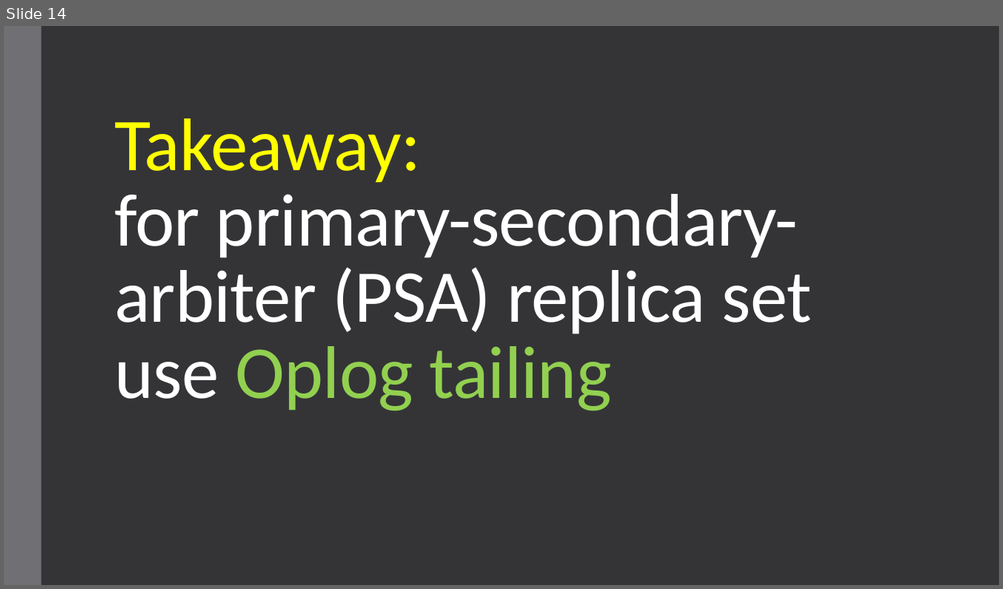
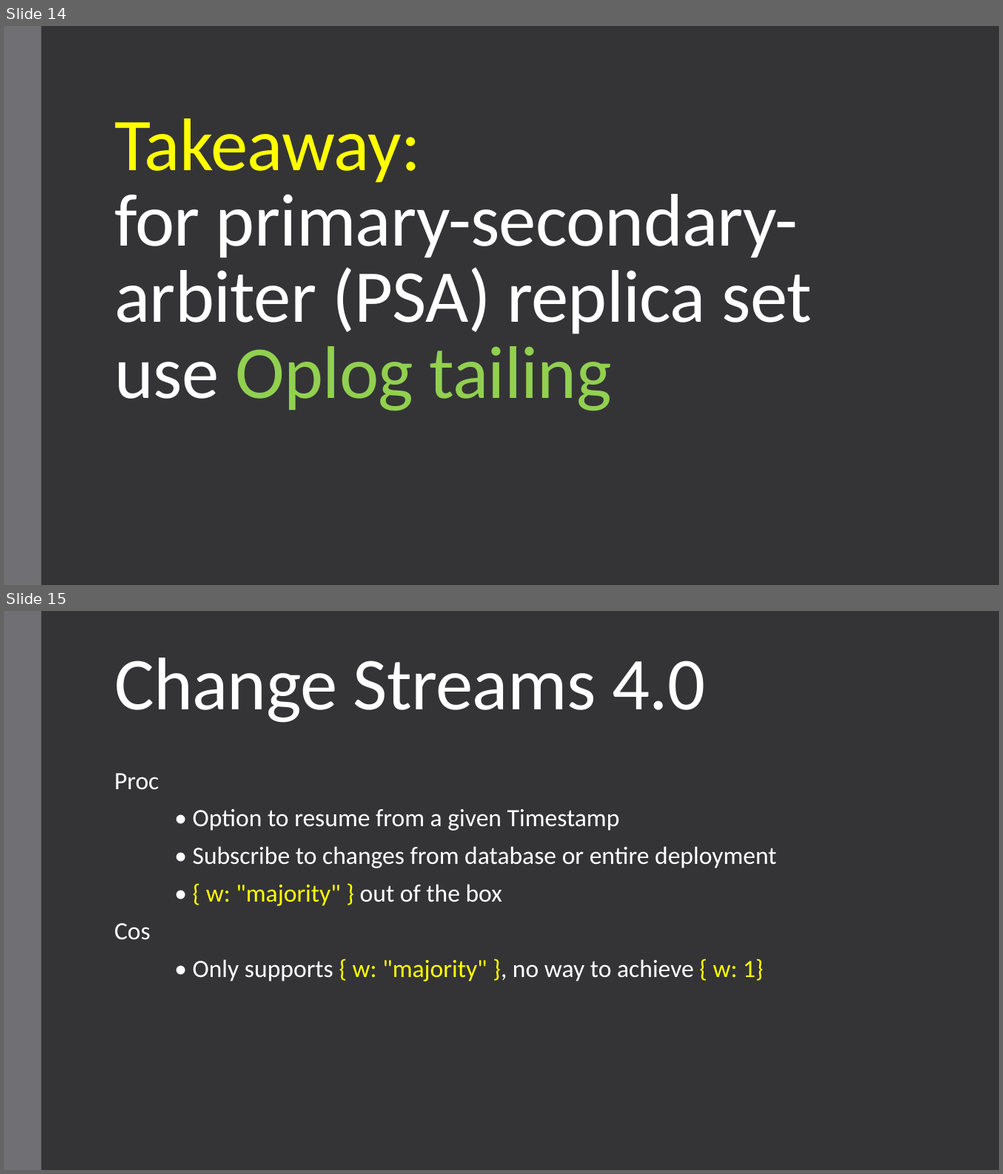
Before and after one commit to andrii-litvinov/event-driven-mongodb, a slide deck: t18-event-mongodb.pptx. Shown one above the other, each under a label of ours: slide 14 before the commit, slides 14 and 15 after it. The pictures are 1003x589 and 1003x1174 pixels, drawn with LibreOffice and Linux fonts; fonts in the diff are those of the drawing. Boxes give left, top, right and bottom in pixels: in the first picture for what was removed or moved away, otherwise in the second. Text is boxed around its words. In the diff, an @@ line names an element or a change of style, - is before the commit and + after.

```diff
--- a/t18-event-mongodb.pptx
+++ b/t18-event-mongodb.pptx
@@ slide 15 added at box(4, 611, 999, 1170), background #353537; not listed: 1 template element that a slide beside it also shows @@
@@ title added at box(114, 658, 705, 723), 72 pt, text #FFFFFF @@
+Change Streams 4.0
@@ text added at box(114, 773, 159, 790), 24 pt, text #FFFFFF @@
+Proc
@@ text added at box(193, 809, 620, 831), 24 pt, text #FFFFFF @@
+• Option to resume from a given Timestamp
@@ text added at box(193, 846, 776, 869), 24 pt, text #FFFFFF @@
+• Subscribe to changes from database or entire deployment
@@ text added at box(206, 884, 502, 906), 24 pt, text #FFFF00 @@
+• { w: "majority" } out of the box
@@ text added at box(114, 923, 151, 940), 24 pt, text #FFFFFF @@
+Cos
@@ text added at box(193, 959, 763, 982), 24 pt, text #FFFFFF @@
+• Only supports { w: "majority" }, no way to achieve { w: 1}
```
Also in this commit, not shown: 2 other slides added.
